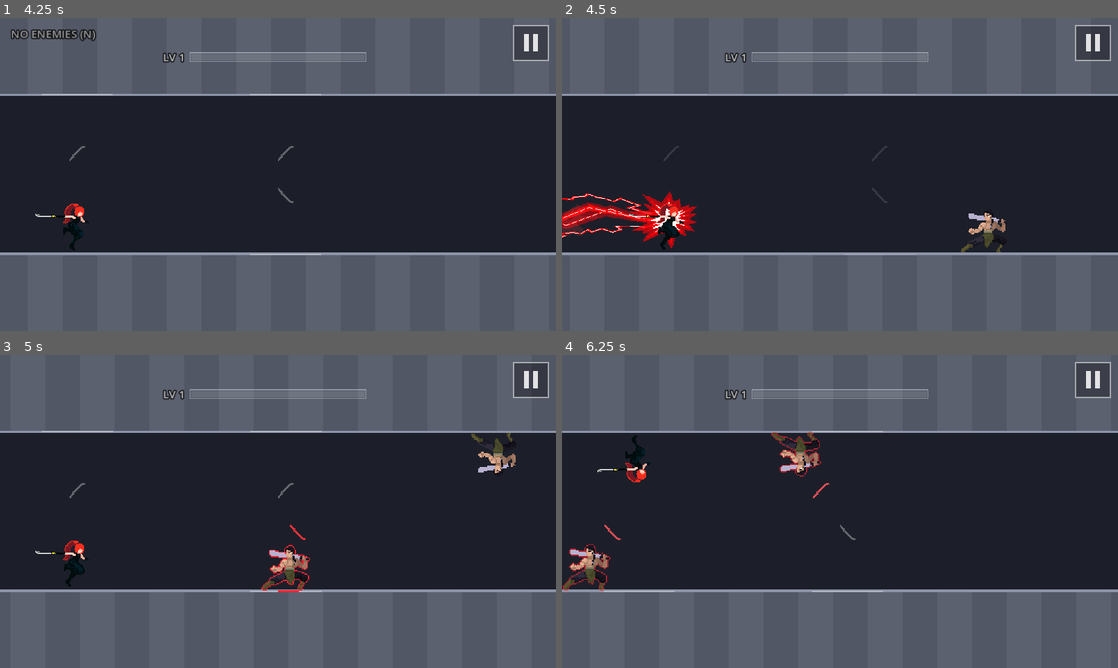
Above: before the commit, frames 1-4 (two rows, left to right).
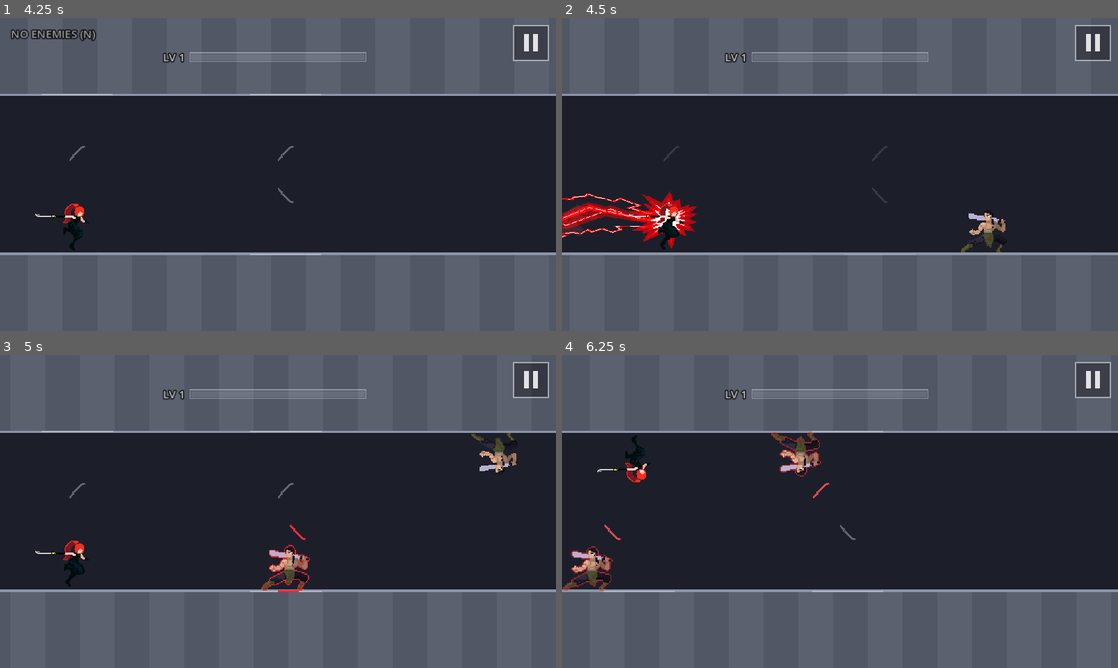
Above: after the commit, the same moments.

Repository: fredsbreads/game-off
Game: Godot game, scene res://scenes/main.tscn
The game is run twice, just before and just after one commit, with the same random seed, the same clock (stepped at 60 frames per second) and the same inputs. Sound files missing from this copy of the repository are replaced by a short silence.
Inputs (mouse positions are in pixels of both pictures, inside the frame that each line leads up to):
- Up to frame 1 (4.25 s): tap Enter at 0.5 s; move the mouse to (250, 237) at 0.52 s; hold J (tp_vertical) 0.53-1.28 s; hold K (tp_forward) 0.53-2.03 s; click (250, 237) at 0.67 s; move the mouse to (444, 221) at 1.27 s; tap Shift at 1.35 s; move the mouse to (111, 127) at 2.02 s; tap N at 2.1 s; move the mouse to (305, 174) at 2.77 s; tap J (tp_vertical) at 2.85 s; click (305, 174) at 2.92 s; move the mouse to (194, 96) at 3.52 s; hold Shift from 3.53 s (still down)
- Up to frame 2 (4.5 s): move the mouse to (962, 158) at 4.27 s; release Shift at 4.28 s; hold K (tp_forward) from 4.28 s (still down); tap N at 4.35 s
- Up to frame 3 (5 s): keep holding K (tp_forward)
- Up to frame 4 (6.25 s): keep holding K (tp_forward); move the mouse to (728, 527) at 5.02 s; hold J (tp_vertical) 5.03-5.78 s; click (728, 527) at 5.17 s; move the mouse to (895, 442) at 5.77 s; tap Shift at 5.85 s

Frame 1 is identical in both runs. In frame 2, less than 0.1% of the frame differs, in the area x 73-78%, y 65-74%; in frame 3, 0.3%; in frame 4, 0.5%, in the area x 0-44%, y 26-75%.

Commit message:
Hold back new chains while the ones laid could level you up: each level starts on a clear screen

Diff:
--- a/scripts/level.gd
+++ b/scripts/level.gd
@@ -36,6 +36,12 @@
 # screen). Static, so it stays on across retries.
 static var enemies_off := false
 
+## How much more the progression bar can take before it's full (main.gd
+## keeps it up to date). Once the chains already laid could fill it, no more
+## are laid until it's decided: so the chain that levels you up is the last
+## one at the old level, and the new level starts on a clear screen.
+var bar_room := INF
+var _held := false
 var _knight_intro_done := false   # level 9 opens with a knight alone, once
 var _cursor := RUNWAY_TILES        # where the next chain's first enemy goes
 var _cursor_row := Rules.Row.FLOOR # ...and its row (the row the last one ended in)
@@ -54,6 +60,14 @@
 
 func ensure_generated(player_x: float) -> void:
 	while _cursor < player_x + AHEAD_TILES:
+		if _could_level_up():
+			_held = true
+			break
+		if _held:
+			# Picking up again (a level-up, or the chains that could have done
+			# it were dropped): start off screen, never popping in.
+			_held = false
+			_cursor = maxf(_cursor, player_x + CameraRig.VIEW_TILES + 3.0)
 		_append_pattern(_pick_pattern())
 	while tiles.size() < _cursor + Patterns.BREAK:
 		tiles.append(Rules.Tile.GROUND)
@@ -83,8 +97,25 @@
 	return parsed
 
 
+## True if the chains laid and not yet finished could, at best (every kill,
+## a PERFECT), fill the rest of the bar.
+func _could_level_up() -> bool:
+	var best := 0.0
+	for section in sections:
+		for e in section["enemies"]:
+			if is_instance_valid(e) and e.alive:
+				best += float(section["max_points"])
+				break
+	return best > 0.0 and best >= bar_room - 0.001
+
+
 func _append_pattern(pattern: Dictionary) -> void:
 	var section := {"start": _cursor, "row": _cursor_row, "name": pattern["name"], "enemies": [], "ids": []}
+	var points := 0.0
+	for i in pattern["enemies"].size():
+		var is_knight: bool = pattern.has("knights") and int(pattern["knights"][i]) >= 0
+		points += Rules.KNIGHT_POINTS if is_knight else 1
+	section["max_points"] = points * float(Progression.MULTIPLIER["PERFECT"])
 	var shape: Array = pattern["enemies"]
 	var knights: Array = pattern.get("knights", [])
 	var last_row := _cursor_row
--- a/scripts/main.gd
+++ b/scripts/main.gd
@@ -182,6 +182,7 @@
 	# Her effects too sit above the grey freeze filter, so they stay red in
 	# the "your move" pause instead of turning grey.
 	fx.reparent($EnemyLayer)
+	level.bar_room = progression.bar_size() - progression.bar
 	level.ensure_generated(player.x)
 	cam.snap(player.x)
 	best_score = _load_best()
@@ -876,6 +877,7 @@
 		var old_size := progression.bar_size()
 		var old_level := progression.level
 		var levelled := progression.add_chain(chain_points, grade)
+		level.bar_room = progression.bar_size() - progression.bar
 		if grade == "PERFECT":
 			perfect_chains += 1
 		hud.show_chain_result(grade, chain_points, old_bar, old_size, old_level)
